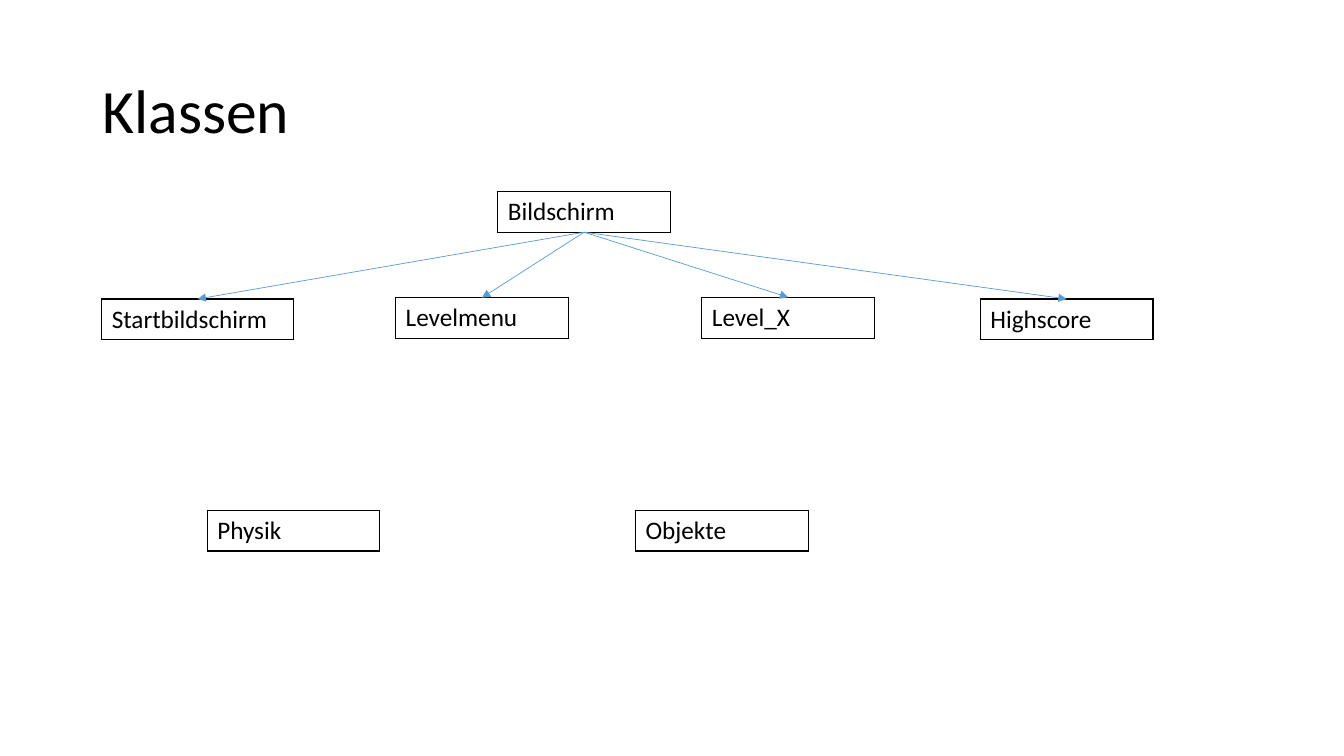
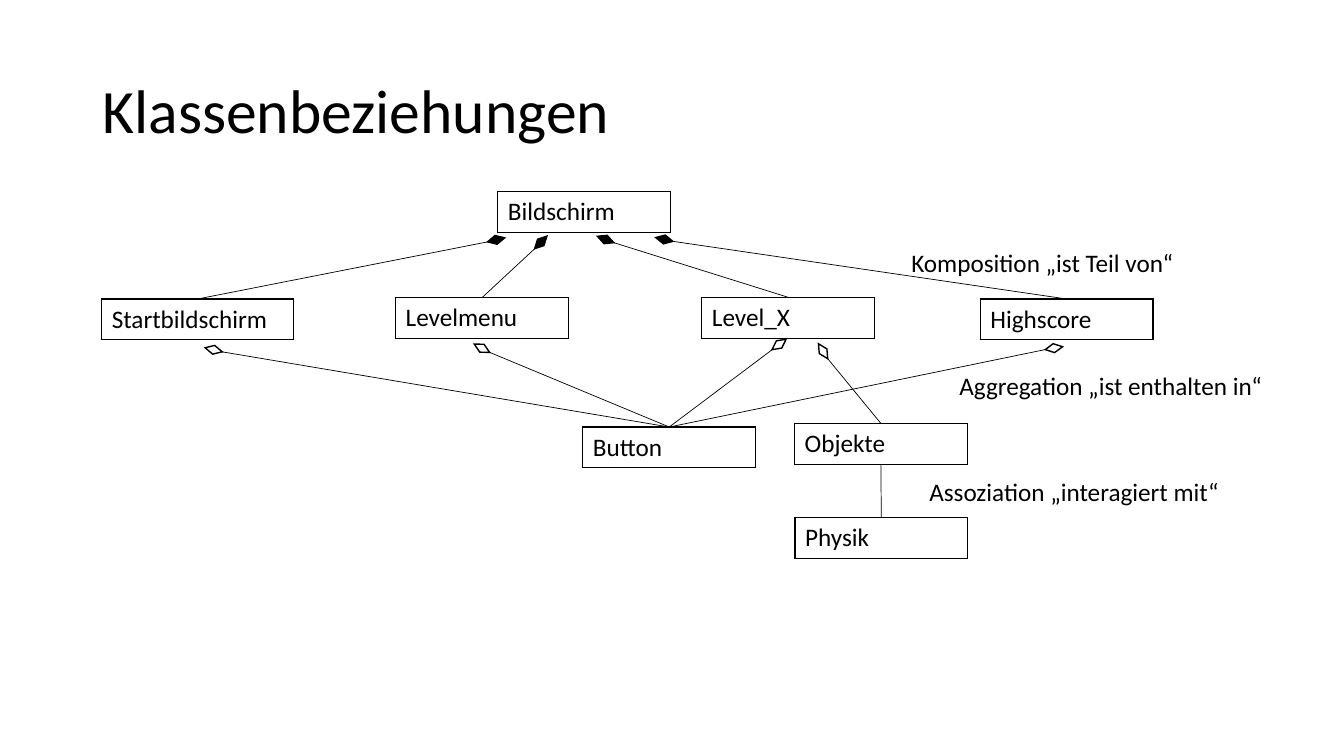
Before and after one commit to jonnyyx/Hole-in-One, a slide deck: slide 4 of BallFall.pptx. Drawn at 1344x756 pixels with LibreOffice and Linux fonts; fonts in the diff are those of the drawing. Boxes give left, top, right and bottom in pixels: in the first picture for what was removed or moved away, otherwise in the second. Text is boxed around its words. In the diff, an @@ line names an element or a change of style, - is before the commit and + after.

```diff
--- a/BallFall.pptx
+++ b/BallFall.pptx
@@ title at <box>102,90,609,144</box>: text changed @@
-Klassen
+Klassenbeziehungen
@@ diamond added at <box>486,234,505,247</box>, fill #000000, outline #000000 1 pt @@
@@ diamond added at <box>532,233,550,252</box>, fill #000000, outline #000000 1 pt @@
@@ diamond added at <box>596,232,615,247</box>, fill #000000, outline #000000 1 pt @@
@@ diamond added at <box>655,233,673,246</box>, fill #000000, outline #000000 1 pt @@
@@ arrow moved from (585, 232) - (198, 299) to (488, 242) - (198, 299) @@
@@ arrow (488, 242) - (198, 299): arrow to line; stroke #5B9BD5 0.5 pt to #000000 0.5 pt @@
@@ arrow moved from (585, 232) - (482, 297) to (535, 249) - (482, 297) @@
@@ arrow (535, 249) - (482, 297): arrow to line; stroke #5B9BD5 0.5 pt to #000000 0.5 pt @@
@@ arrow moved from (585, 232) - (788, 297) to (614, 243) - (788, 297) @@
@@ arrow (614, 243) - (788, 297): arrow to line; stroke #5B9BD5 0.5 pt to #000000 0.5 pt @@
@@ arrow moved from (585, 232) - (1067, 299) to (674, 241) - (1067, 299) @@
@@ arrow (674, 241) - (1067, 299): arrow to line; stroke #5B9BD5 0.5 pt to #000000 0.5 pt @@
@@ text added at <box>911,254,1173,279</box>, 18 pt, text #000000 @@
+Komposition „ist Teil von“
@@ diamond added at <box>204,344,223,357</box>, fill #FFFFFF, outline #000000 1 pt @@
@@ line added from (669, 427) to (222, 352), #000000 0.5 pt @@
@@ diamond added at <box>472,340,491,356</box>, fill #FFFFFF, outline #000000 1 pt @@
@@ line added from (669, 427) to (490, 353), #000000 0.5 pt @@
@@ line added from (669, 427) to (1046, 350), #000000 0.5 pt @@
@@ line added from (669, 427) to (772, 350), #000000 0.5 pt @@
@@ diamond added at <box>769,336,788,353</box>, fill #FFFFFF, outline #000000 1 pt @@
@@ diamond added at <box>815,342,832,361</box>, fill #FFFFFF, outline #000000 1 pt @@
@@ line added from (828, 359) to (881, 423), #000000 0.5 pt @@
@@ diamond added at <box>1045,342,1063,354</box>, fill #FFFFFF, outline #000000 1 pt @@
@@ text added at <box>959,377,1262,400</box>, 18 pt, text #000000 @@
+Aggregation „ist enthalten in“
@@ table added at <box>583,427,755,469</box>, 1 rows, 1 columns @@
+Button
@@ table: place and size @@
-table at <box>635,510,808,552</box>
+table at <box>795,423,967,465</box>
@@ line added from (881, 465) to (881, 518), #000000 0.5 pt @@
@@ text added at <box>929,483,1219,506</box>, 18 pt, text #000000 @@
+Assoziation „interagiert mit“
@@ table: place and size @@
-table at <box>208,510,380,552</box>
+table at <box>796,518,968,560</box>
```
Also in this commit, not shown: 4 other slides changed, 1 slide added, 1 slide removed.
